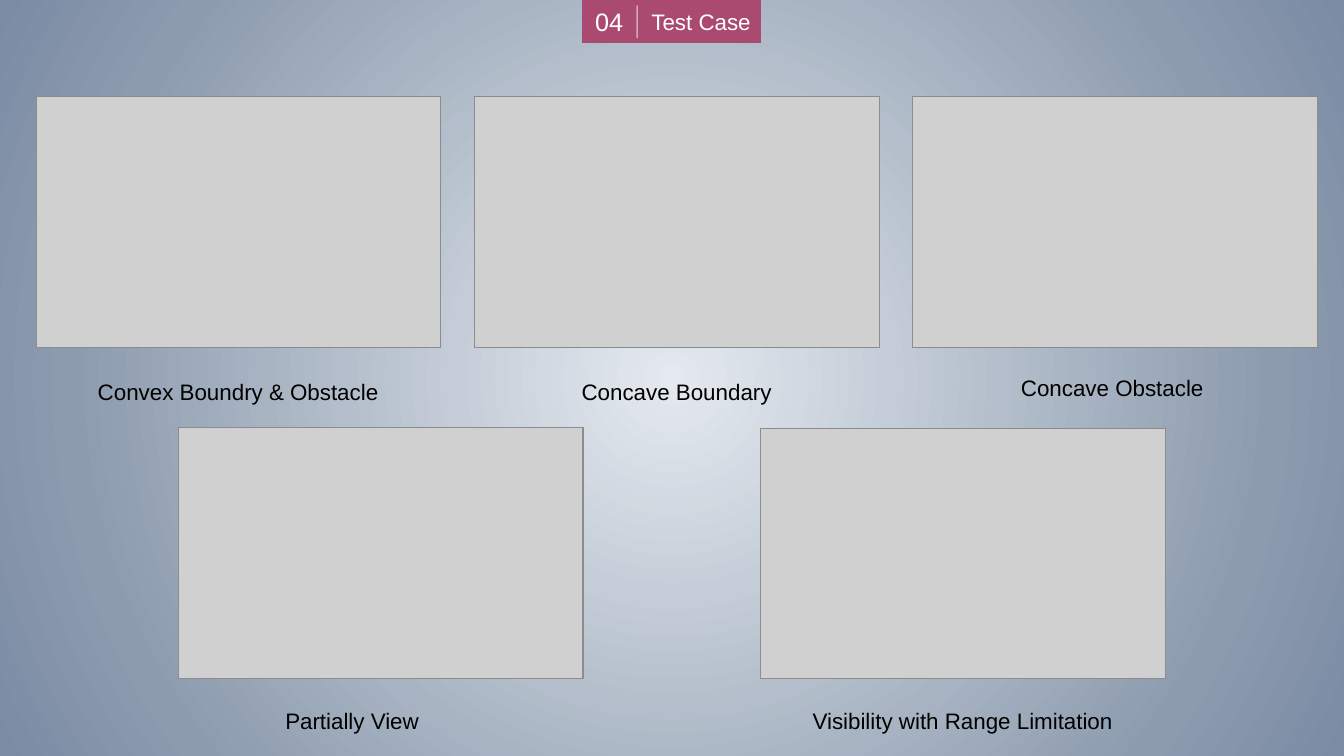
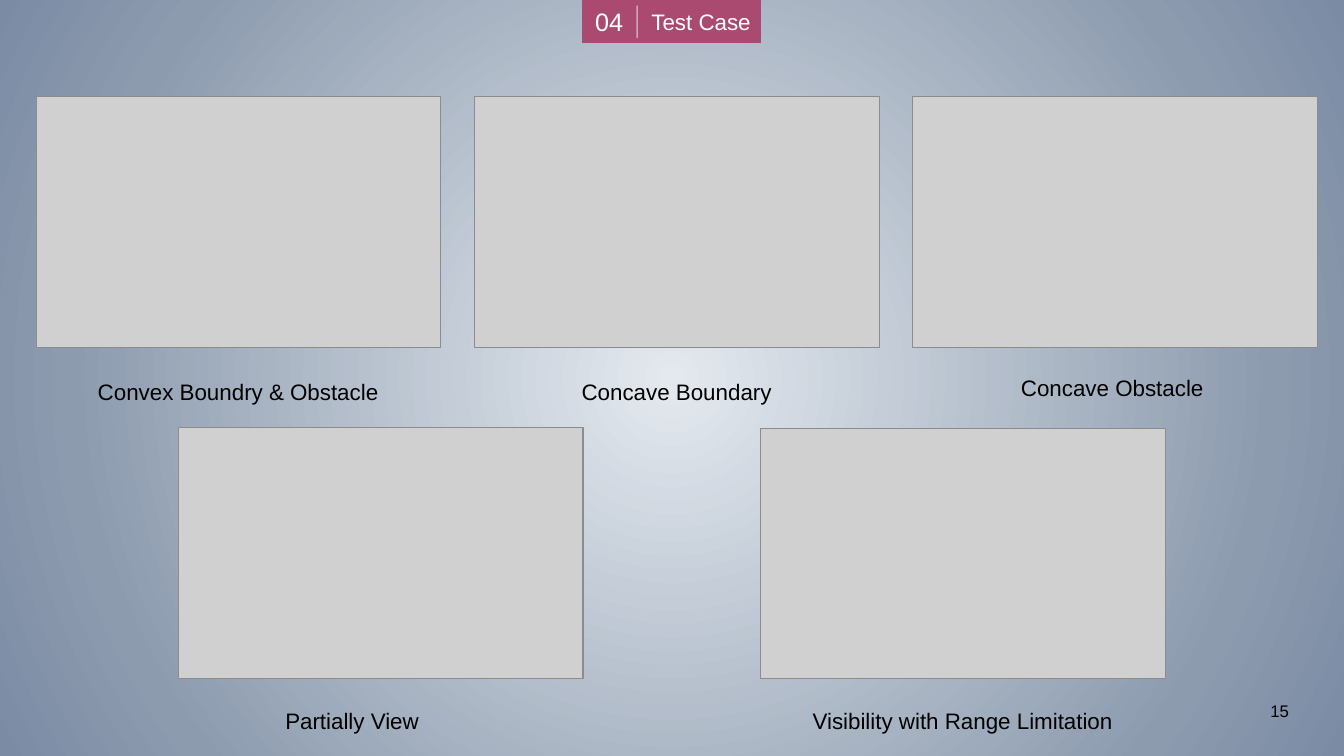
Before and after one commit to zhuangzhuang131419/McGill, a slide deck: slide 15 of COMP396/Presentation.pptx. Drawn at 1344x756 pixels with LibreOffice and Linux fonts; fonts in the diff are those of the drawing; grey boxes stand for pictures. Boxes give left, top, right and bottom in pixels: in the first picture for what was removed or moved away, otherwise in the second. Text is boxed around its words. In the diff, an @@ line names an element or a change of style, - is before the commit and + after.

```diff
--- a/COMP396/Presentation.pptx
+++ b/COMP396/Presentation.pptx
@@ text added at (1270, 705, 1289, 717), 12 pt, text #000000 @@
+15
```
Also in this commit, not shown: 16 other slides changed, 2 other files.
